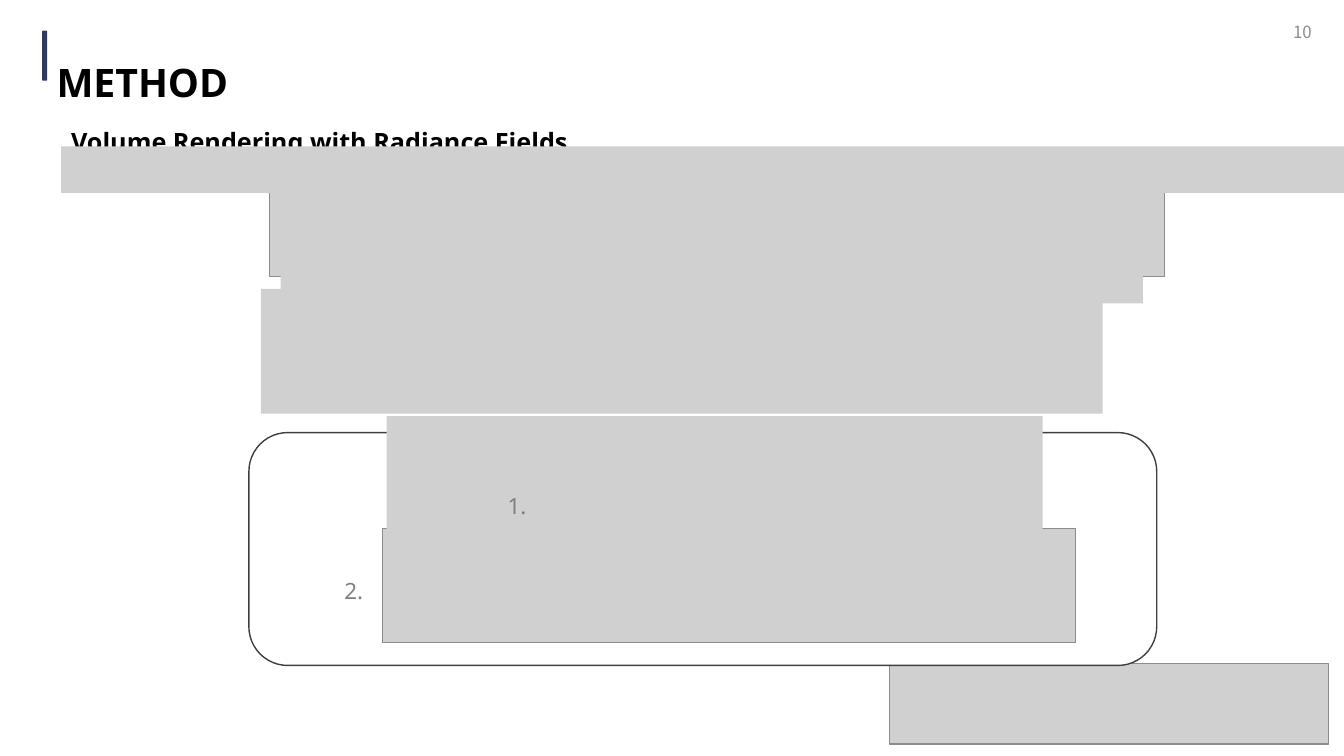
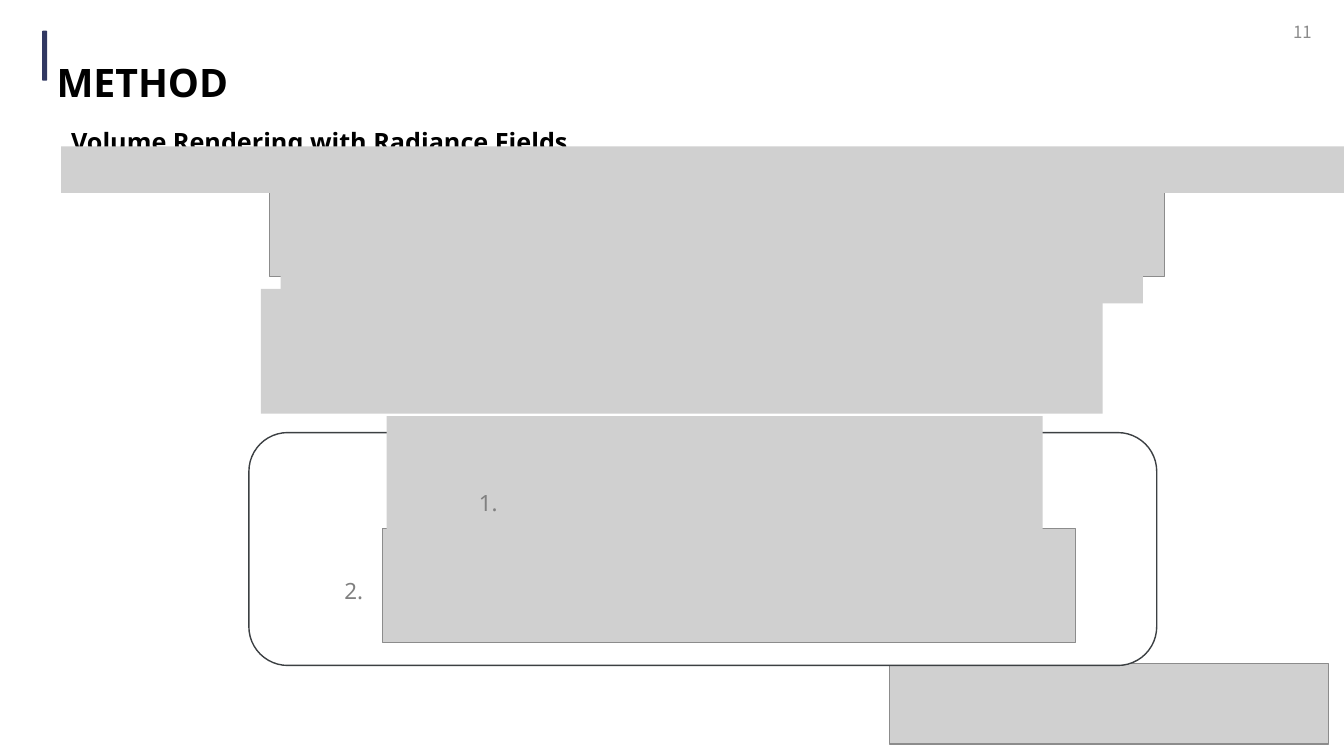
Before and after one commit to qkrwnstj306/Theory, a slide deck: slide 11 of PPT/NeRF.pptx (slide 10 before the commit). Drawn at 1344x756 pixels with LibreOffice and Linux fonts; fonts in the diff are those of the drawing; grey boxes stand for pictures. Boxes give left, top, right and bottom in pixels: in the first picture for what was removed or moved away, otherwise in the second. Text is boxed around its words. In the diff, an @@ line names an element or a change of style, - is before the commit and + after.

```diff
--- a/PPT/NeRF.pptx
+++ b/PPT/NeRF.pptx
@@ page number at (x1=1293, y1=26, x2=1312, y2=38): text changed @@
-10
+11
@@ text "1." moved from (x1=508, y1=498, x2=527, y2=514) to (x1=479, y1=495, x2=498, y2=511) @@
```
Also in this commit, not shown: 5 other slides changed, 4 slides added, 20 other files.
